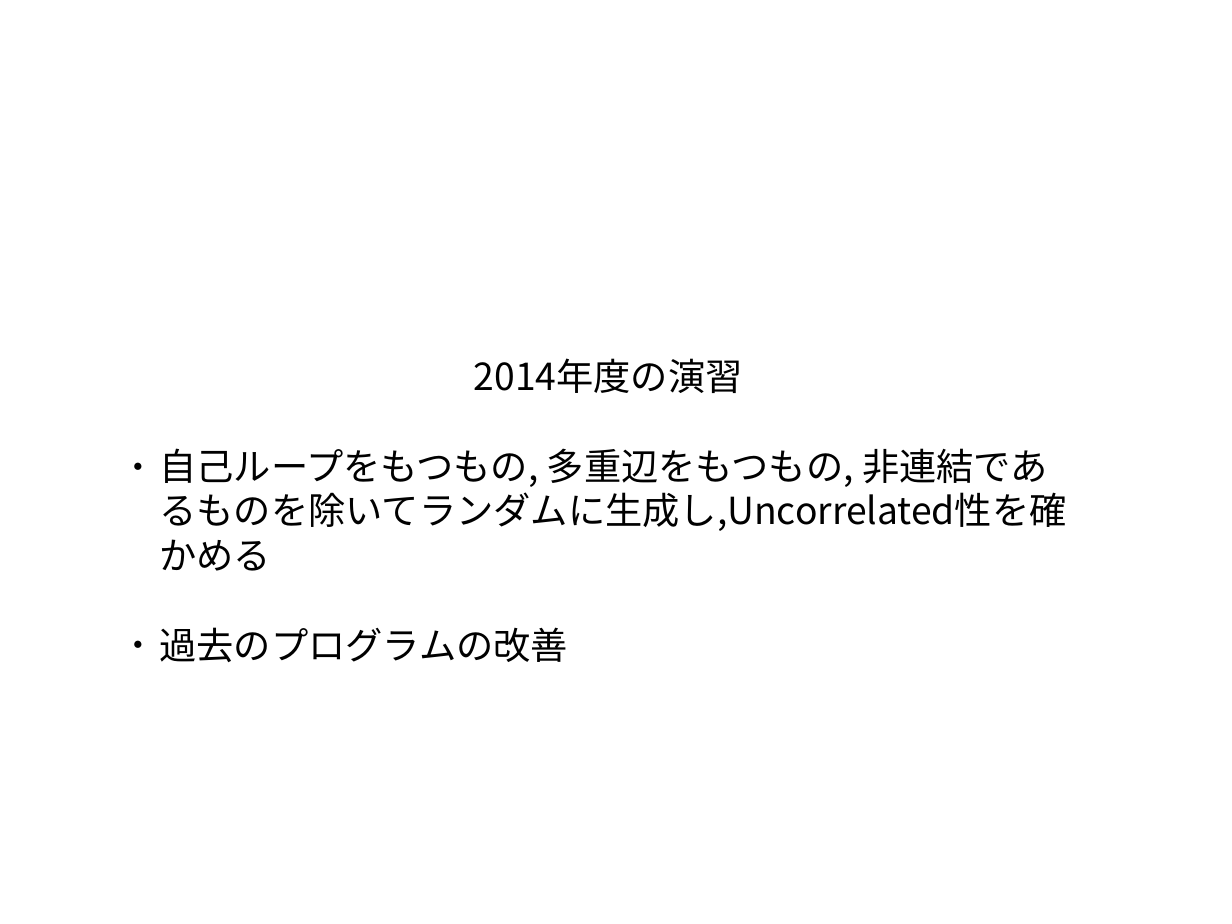
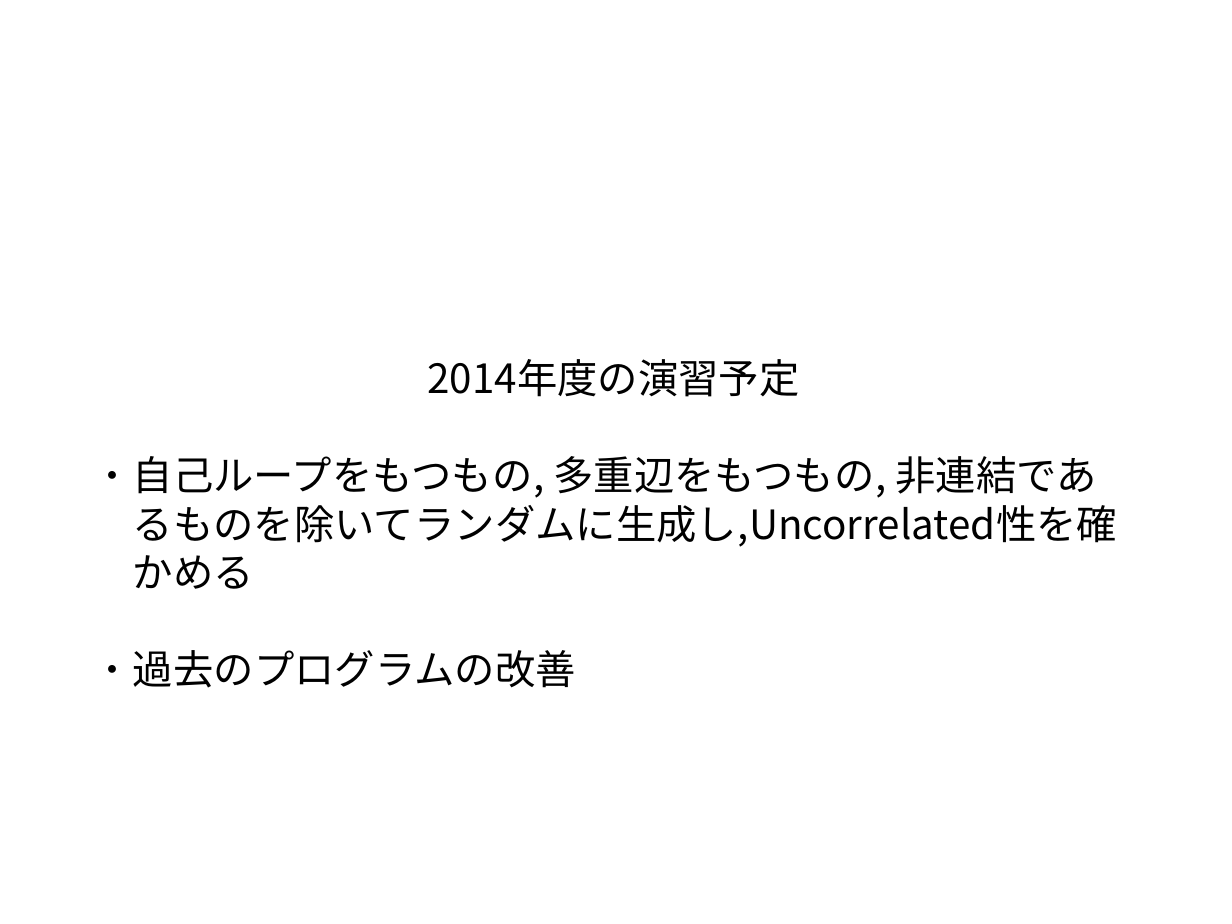
Before and after one commit to awesomest/NetWork_g-2015, a slide deck: slide 30 of 中間発表.odp (slide 27 before the commit). Drawn at 1232x924 pixels with LibreOffice and Linux fonts; fonts in the diff are those of the drawing; background and template pictures are left out. Boxes give left, top, right and bottom in pixels: in the first picture for what was removed or moved away, otherwise in the second. Text is boxed around its words. In the diff, an @@ line names an element or a change of style, - is before the commit and + after.

```diff
--- a/中間発表.odp
+++ b/中間発表.odp
@@ text "2014年度の演習予定": place and size @@
-text "2014年度の演習予定" at <box>159,358,1066,662</box>
+text "2014年度の演習予定" at <box>133,359,1117,688</box>
@@ text at <box>427,359,799,397</box>: text changed; size 24 to 26 pt @@
-2014年度の演習
+2014年度の演習予定
@@ text at <box>133,456,1117,688</box>: size 24 to 26 pt in "自己ループをもつもの, 多重辺をもつもの, 非連結であるものを除いてランダムに生成し,Uncorrelated性を ...", "過去のプログラムの改善" @@
```
Also in this commit, not shown: 36 other slides changed, 6 slides added, 2 slides removed.
